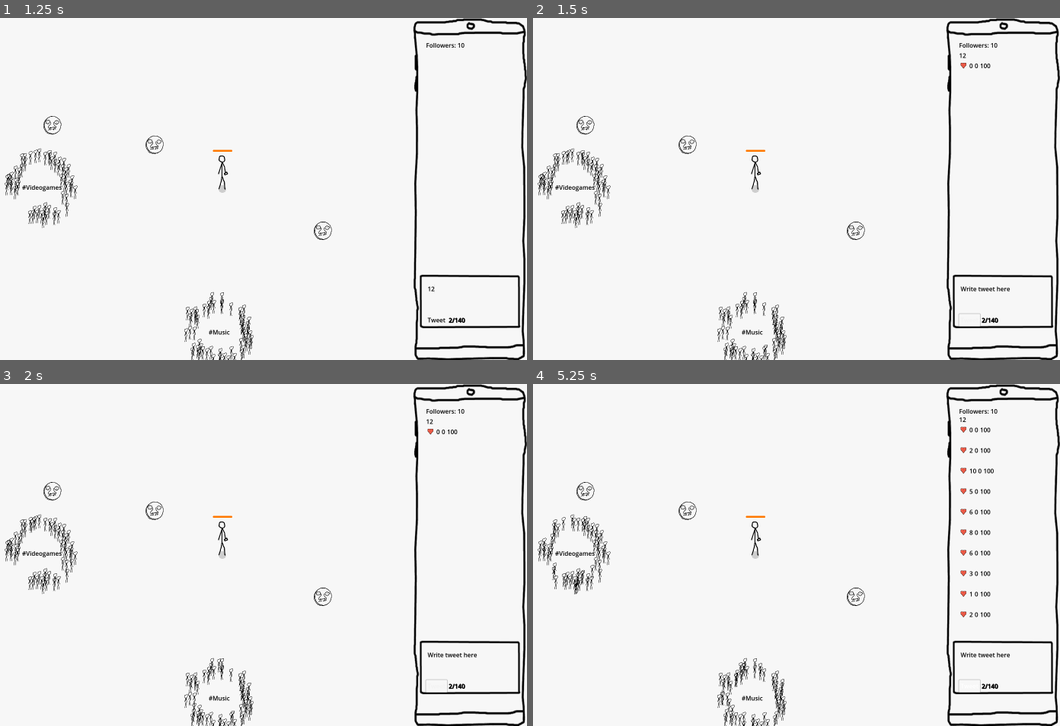
Above: before the commit, frames 1-4 (two rows, left to right).
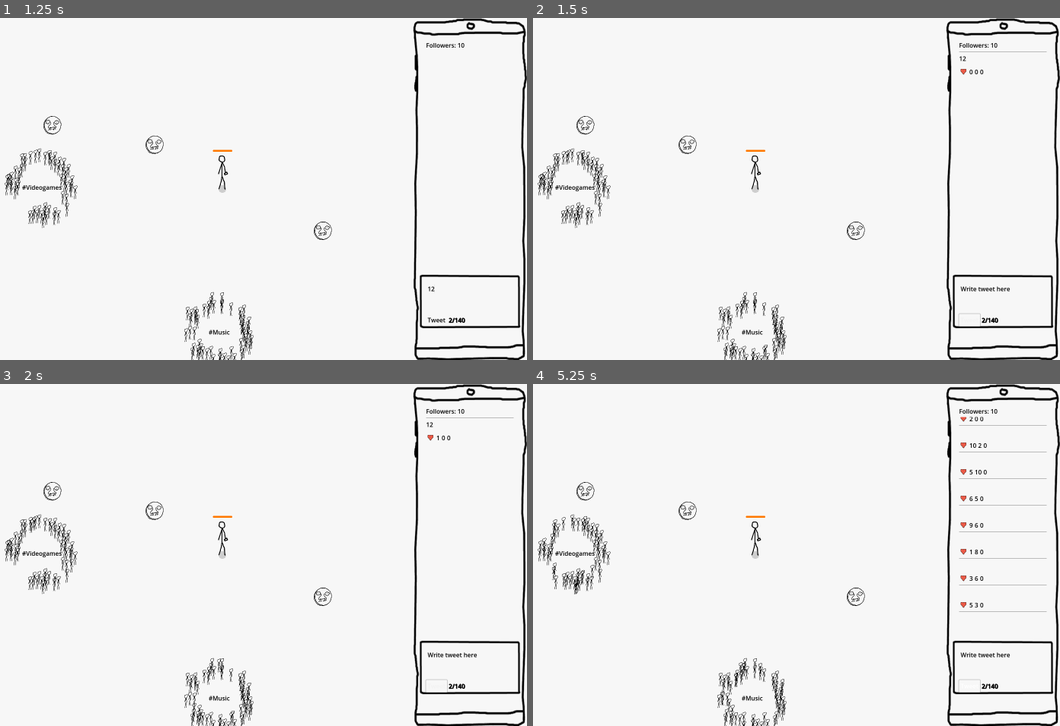
Above: after the commit, the same moments.

Repository: loiveli/FGJ2025
Game: Godot game, scene res://Root.tscn
Two runs of this game, one before a commit and one after it. Both use one fixed random seed, a clock stepped at 60 frames per second and the inputs below.
Inputs (mouse positions are in pixels of both pictures, inside the frame that each line leads up to):
- Up to frame 1 (1.25 s): click (469, 298) at 0.52 s; type "12" at 0.6 s
- Up to frame 2 (1.5 s): click "Tweet" at 1.25 s
- Up to frame 3 (2 s): no input
- Up to frame 4 (5.25 s): click "Tweet" at 2 s; click "Tweet" at 2.75 s; tap Enter at 3.5, 3.6, 4.35, 5.1 s; tap Space at 5 s

Frame 1 is identical in both runs. In frame 2, 0.1% of the frame differs, in the area x 80-98%, y 9-17%; in frame 3, 0.1%; in frame 4, 1.0%, in the area x 80-98%, y 9-69%.
Error before the commit: Invalid access of index '0' on a base object of type: 'Array'. (res://tweet_list.gd:22)
Error after the commit: Invalid access of index '0' on a base object of type: 'Array'. (res://tweet_list.gd:25)

Commit message:
UI UPDATES FOR REAL THIS TIME

Diff:
--- a/Root.tscn
+++ b/Root.tscn
@@ -85,12 +85,13 @@
 vertical_scroll_mode = 3
 script = ExtResource("2_5e6nj")
 
-[node name="TweetList" type="VBoxContainer" parent="Player/Phone/PhoneMargins/TwitterUI/TweetFeed"]
+[node name="TweetList" type="VBoxContainer" parent="Player/Phone/PhoneMargins/TwitterUI/TweetFeed" node_paths=PackedStringArray("player")]
 clip_contents = true
 layout_mode = 2
 size_flags_horizontal = 3
 size_flags_vertical = 3
 script = ExtResource("3_fxa6y")
+player = NodePath("../../../../..")
 
 [node name="HSeparator" type="HSeparator" parent="Player/Phone/PhoneMargins/TwitterUI"]
 custom_minimum_size = Vector2(0, 50)
--- a/tweet_container.gd
+++ b/tweet_container.gd
@@ -17,6 +17,7 @@
 		reach +=0.02
 	tweetLikesLabel.text = str(int(tweetLikes*reach))
 	tweetRetweetLabel.text = str(int(tweetRetweets*reach))
+	tweetFollowersLabel.text = str(int(tweetFollowers*reach))
 
 
 func _process(delta):
@@ -31,4 +32,5 @@
 	tweetID = idNum
 	tweetTextLabel.text = text
 	tweetLikes = likes
-	tweetLikes = retweets
+	tweetRetweets= retweets
+	tweetFollowers = 0
--- a/tweet_container.tscn
+++ b/tweet_container.tscn
@@ -1,20 +1,32 @@
-[gd_scene load_steps=3 format=3 uid="uid://dji37qm3ocvmc"]
+[gd_scene load_steps=4 format=3 uid="uid://dji37qm3ocvmc"]
 
 [ext_resource type="Script" path="res://tweet_container.gd" id="1_ni4l5"]
 [ext_resource type="Texture2D" uid="uid://owaqu8ge7enj" path="res://assets/heart.png" id="2_mvevm"]
 
-[node name="TweetContainer" type="VBoxContainer" node_paths=PackedStringArray("tweetTextLabel", "tweetLikesLabel", "tweetRetweetLabel")]
+[sub_resource type="StyleBoxEmpty" id="StyleBoxEmpty_rlhf8"]
+
+[node name="TweetContainer" type="VBoxContainer" node_paths=PackedStringArray("tweetTextLabel", "tweetLikesLabel", "tweetRetweetLabel", "tweetFollowersLabel")]
 custom_minimum_size = Vector2(0, 50)
 script = ExtResource("1_ni4l5")
 tweetTextLabel = NodePath("TweetText")
 tweetLikesLabel = NodePath("TweetStats/TweetLikes")
 tweetRetweetLabel = NodePath("TweetStats/TweetRetweet")
+tweetFollowersLabel = NodePath("TweetStats/TweetFollowers")
+
+[node name="HSeparator3" type="HSeparator" parent="."]
+custom_minimum_size = Vector2(2, 0)
+layout_mode = 2
 
 [node name="TweetText" type="Label" parent="."]
 custom_minimum_size = Vector2(0, 20)
 layout_mode = 2
 theme_override_colors/font_color = Color(0, 0, 0, 1)
 autowrap_mode = 3
+
+[node name="HSeparator2" type="HSeparator" parent="."]
+custom_minimum_size = Vector2(2, 0)
+layout_mode = 2
+theme_override_styles/separator = SubResource("StyleBoxEmpty_rlhf8")
 
 [node name="TweetStats" type="HBoxContainer" parent="."]
 layout_mode = 2
--- a/tweet_list.gd
+++ b/tweet_list.gd
@@ -1,6 +1,8 @@
 extends VBoxContainer
 var tweet = preload("res://tweet_container.tscn")
 # Called when the node enters the scene tree for the first time.
+@export var player: CharacterBody2D
+
 func _ready() -> void:
 	pass # Replace with function body.
 
@@ -14,9 +16,10 @@
 
 func _on_update_tweet(id, result):
 	var tweetObject = get_children().filter(func(node):return node.tweetID == id)[0]
-	var followers = tweetObject.tweetText.length()
+	var followers = 0
 	for sim in result:
-		if sim.value > 0.3:
-			followers *= sim.value
-
-	tweetObject.updateStats(result[0].value * randi_range(100,1000),result[1].value * randi_range(100,1000),followers)
+		print(sim.bubble," ",sim.value)
+		if sim.value > 0.3 and sim.value > result[0].value/2:
+			followers += player.followers*(tweetObject.tweetText.length()/140+sim.value)*0.25
+	print(followers, " Followers gained")
+	tweetObject.updateStats(result[0].value * randi_range(player.followers/2,player.followers),result[1].value * randi_range(player.followers/2,player.followers),followers)
Not shown: 1 places in Root.tscn that only renumber resources
